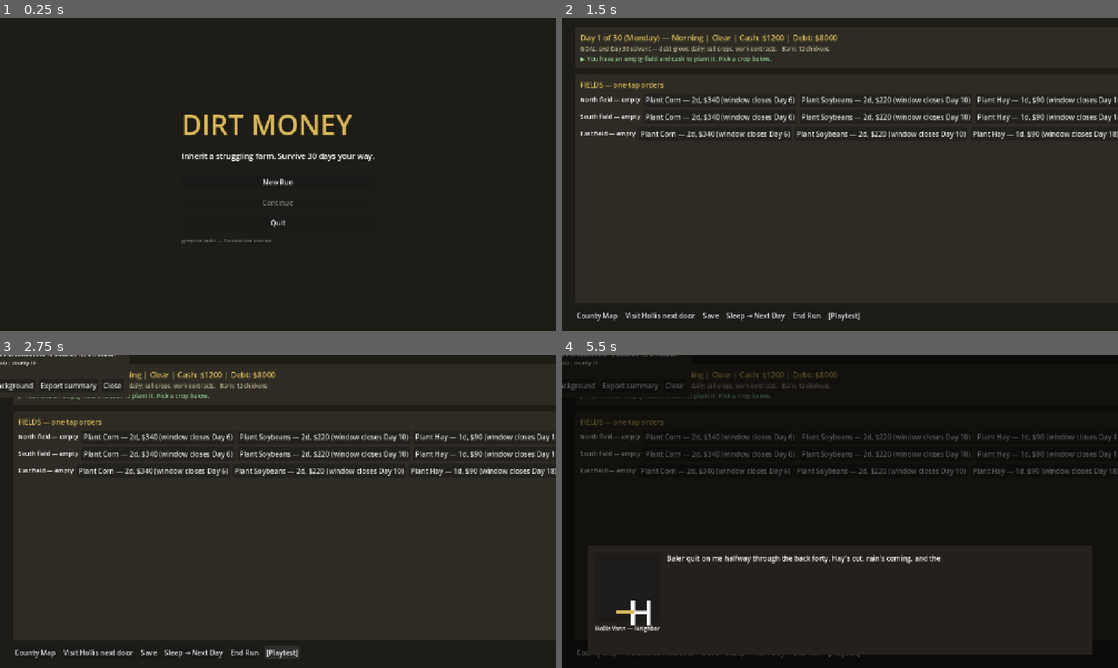
Above: before the commit, frames 1-4 (two rows, left to right).
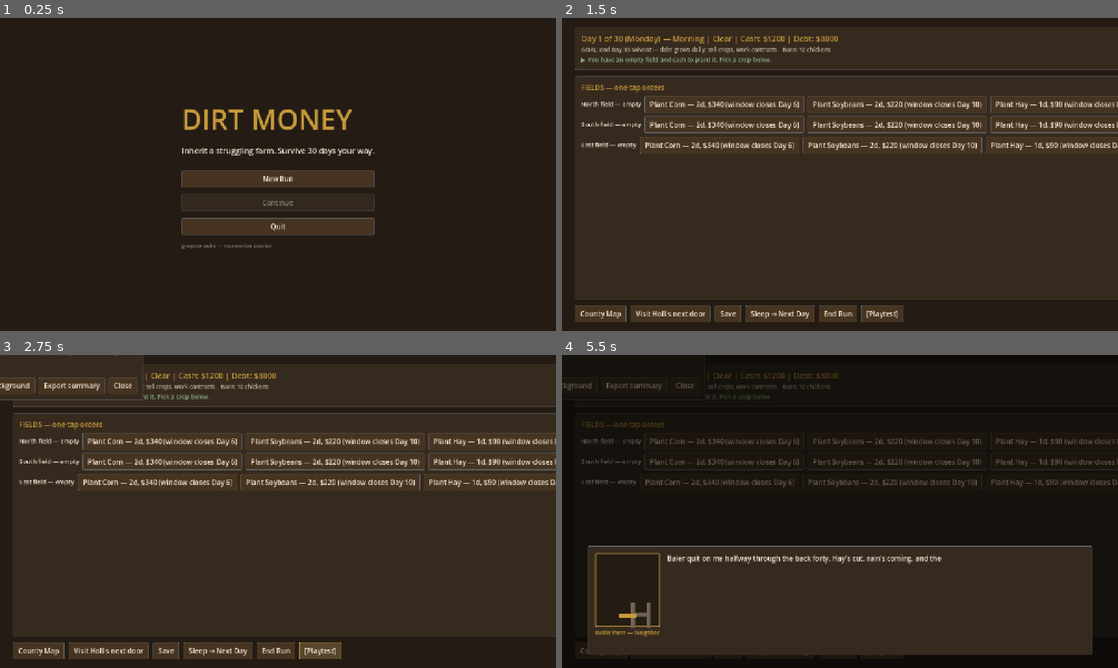
Above: after the commit, the same moments.

Repository: nastyn8dawg-blip/Dirt_Money
Game: Godot game, scene res://scenes/main.tscn
The game is run twice, just before and just after one commit, with the same random seed, the same clock (stepped at 60 frames per second) and the same inputs.
Inputs:
- Up to frame 1 (0.25 s): no input
- Up to frame 2 (1.5 s): click "New Run" at 0.5 s; click "Start as Old School Farmer" at 1.25 s
- Up to frame 3 (2.75 s): click "[Playtest]" at 2 s
- Up to frame 4 (5.5 s): click "Visit Hollis next door" at 2.75 s; click "Visit Hollis next door" at 3.5 s; click "Sleep → Next Day" at 4.25 s; click "Sleep → Next Day" at 5 s

The runs differ from the first frame. In frame 1, 6.4% of the frame differs, in the area x 32-68%, y 29-74%; in frame 2, 18%; in frame 3, 18%, in the area x 0-100%, y 0-98%; in frame 4, 7.5%.

Commit message:
UI dress pass: county paperwork, not a terminal
- ScreenBase carries the Ash Creek palette as named constants (deep
  coffee desk, coffee panels, weathered-steel borders, harvest-gold
  headers, cream ink, lifted barn-red warnings, sage for good news,
  faded denim for data) and builds the global theme: worn practical
  buttons with steel edges and gold hover, ledger-line separators
- Every screen swept off engineering grays onto the palette in one
  consistent pass; readability first, tone second, style third,
  animation not at all
- Dialogue box restyled as county paperwork with a steel edge; the
  portrait slot is framed in gold and RESERVED - dim initials sit
  where the painted busts will live once art direction boards are
  approved. No fake art pretending to be final
- Perk canon lines wired verbatim: Read the Land / Stethoscope Ear /
  Price Alerts player lines + Sandy, Roy, and Marge replies. VOICE_GUIDE
  rule: perk doors sound like competence, not magic - same county,
  different languages
- Scope frozen: zero new content, zero balance changes

Co-Authored-By: Claude Fable 5 <noreply@anthropic.com>

Diff:
--- a/data/dialogue/marge_talk.json
+++ b/data/dialogue/marge_talk.json
@@ -47,7 +47,7 @@
           "failure": "audit_failure"
         },
         {
-          "text": "[BLANK P-IT — perk option (Price Alerts): the player flags a price move coming before the co-op's posted rates catch it — useful to Marge, if she'll take data from him. Awaiting Director.]",
+          "text": "\"Tomorrow's price is better. Not a guess. Pattern's there.\"",
           "label": "[Price Alerts]",
           "requires": { "background": "it_nephew", "perk": "price_alerts" },
           "goto": "data_read",
@@ -83,7 +83,7 @@
     "data_read": {
       "speaker": "marge",
       "emotion": "neutral",
-      "text": "[BLANK P-IT-R — Marge checks his number against her gut, finds it holds, and gives the laptop kid an inch of real respect. Awaiting Director.]",
+      "text": "County's full of guesses.\n\nBring me one that pays.",
       "options": [{ "text": "(Leave)", "goto": "_end" }]
     },
     "chat": {
--- a/data/dialogue/roy_talk.json
+++ b/data/dialogue/roy_talk.json
@@ -36,7 +36,7 @@
           "failure": "lemon_missed"
         },
         {
-          "text": "[BLANK P-ME — perk option (Stethoscope Ear): the player hears something in a machine on Roy's lot that Roy hasn't caught yet, and says so. Awaiting Director.]",
+          "text": "\"Kill it a second. I can hear where it's losing money.\"",
           "label": "[Stethoscope Ear]",
           "requires": { "background": "mechanic", "perk": "diagnostics_1" },
           "goto": "machine_read",
@@ -69,7 +69,7 @@
     "machine_read": {
       "speaker": "roy",
       "emotion": "neutral",
-      "text": "[BLANK P-ME-R — Roy stops mid-pitch, listens, hears it too. A professional just saved him a warranty headache. Awaiting Director.]",
+      "text": "That's not a customer sentence.\n\nThat's a mechanic sentence.",
       "options": [{ "text": "(Leave)", "goto": "_end" }]
     },
     "browse": {
--- a/data/dialogue/sandy_talk.json
+++ b/data/dialogue/sandy_talk.json
@@ -19,7 +19,7 @@
           "failure": "timing_failure"
         },
         {
-          "text": "[BLANK P-OS — perk option (Read the Land II): the player reads the weather in the fields and offers Sandy hauling timing no chart could give her. Awaiting Director.]",
+          "text": "\"That field's telling on itself before the leaves do.\"",
           "label": "[Read the Land]",
           "requires": { "background": "old_school", "perk": "read_the_land_2" },
           "goto": "land_read",
@@ -53,7 +53,7 @@
     "land_read": {
       "speaker": "sandy",
       "emotion": "neutral",
-      "text": "[BLANK P-OS-R — Sandy, surprised into respect: the old ways just beat her logbook. Awaiting Director.]",
+      "text": "Most folks wait till damage shows.\n\nYou still know how to listen.",
       "options": [{ "text": "(Leave)", "goto": "_end" }]
     },
     "chat": {
--- a/scripts/dialogue/dialogue_runner.gd
+++ b/scripts/dialogue/dialogue_runner.gd
@@ -83,8 +83,12 @@
 	panel.offset_left = 60
 	panel.offset_right = -60
 	panel.offset_bottom = -30
+	# County paperwork, not RPG parchment: coffee stock, steel edge
 	var style := StyleBoxFlat.new()
-	style.bg_color = Color(0.14, 0.13, 0.11)
+	style.bg_color = ScreenBase.PANEL_COLOR
+	style.border_color = ScreenBase.PANEL_BORDER
+	style.set_border_width_all(1)
+	style.set_corner_radius_all(2)
 	style.set_content_margin_all(16)
 	panel.add_theme_stylebox_override("panel", style)
 	add_child(panel)
@@ -97,21 +101,31 @@
 	var portrait_col := VBoxContainer.new()
 	row.add_child(portrait_col)
 	_portrait = Panel.new()
-	_portrait.custom_minimum_size = Vector2(140, 160)
+	_portrait.custom_minimum_size = Vector2(150, 170)
+	# Framed and reserved for the painted busts (ART_DIRECTION approval
+	# pending) — gold frame on dark ground so the slot reads as intentional
+	var frame := StyleBoxFlat.new()
+	frame.bg_color = ScreenBase.BG_COLOR
+	frame.border_color = ScreenBase.ACCENT
+	frame.set_border_width_all(2)
+	frame.set_corner_radius_all(2)
+	_portrait.add_theme_stylebox_override("panel", frame)
 	portrait_col.add_child(_portrait)
 	_portrait_letter = Label.new()
 	_portrait_letter.text = str(_npc.get("name", "?")).left(1)
 	_portrait_letter.add_theme_font_size_override("font_size", 80)
+	_portrait_letter.add_theme_color_override("font_color", Color(0.45, 0.40, 0.33))
 	_portrait_letter.set_anchors_preset(Control.PRESET_CENTER)
 	_portrait.add_child(_portrait_letter)
 	_jaw = ColorRect.new()
-	_jaw.color = Color(0.85, 0.72, 0.35)
+	_jaw.color = ScreenBase.ACCENT
 	_jaw.size = Vector2(40, 10)
-	_jaw.position = Vector2(50, 130)
+	_jaw.position = Vector2(55, 138)
 	_portrait.add_child(_jaw)
 	_speaker_label = Label.new()
 	_speaker_label.text = "%s — %s" % [_npc.get("name", "?"), _npc.get("role", "")]
 	_speaker_label.add_theme_font_size_override("font_size", 13)
+	_speaker_label.add_theme_color_override("font_color", ScreenBase.ACCENT)
 	portrait_col.add_child(_speaker_label)
 
 	var text_col := VBoxContainer.new()
@@ -121,6 +135,7 @@
 	_text_label = Label.new()
 	_text_label.autowrap_mode = TextServer.AUTOWRAP_WORD_SMART
 	_text_label.add_theme_font_size_override("font_size", 16)
+	_text_label.add_theme_color_override("font_color", ScreenBase.CREAM)
 	_text_label.size_flags_vertical = Control.SIZE_EXPAND_FILL
 	text_col.add_child(_text_label)
 	_options_box = VBoxContainer.new()
--- a/scripts/main.gd
+++ b/scripts/main.gd
@@ -18,6 +18,7 @@
 
 
 func _ready() -> void:
+	theme = ScreenBase.build_theme()
 	EventBus.screen_change_requested.connect(_on_screen_change)
 	EventBus.dialogue_started.connect(_on_dialogue_started)
 	EventBus.event_triggered.connect(func(ev): EventBus.dialogue_started.emit(ev.dialogue_tree))
--- a/scripts/screens/character_select.gd
+++ b/scripts/screens/character_select.gd
@@ -33,10 +33,10 @@
 		var blurb := make_label(col, bg.get("blurb", ""), 14)
 		blurb.autowrap_mode = TextServer.AUTOWRAP_WORD_SMART
 		col.add_child(HSeparator.new())
-		make_label(col, "You will see:", 13, Color(0.6, 0.85, 0.6))
+		make_label(col, "You will see:", 13, ScreenBase.GOOD)
 		for line in _sees(bg):
 			make_label(col, "  + " + line, 13)
-		make_label(col, "You won't see:", 13, Color(0.9, 0.55, 0.5))
+		make_label(col, "You won't see:", 13, ScreenBase.WARN)
 		for line in _blind(bg):
 			make_label(col, "  - " + line, 13)
 		col.add_child(Control.new())
--- a/scripts/screens/contracts_screen.gd
+++ b/scripts/screens/contracts_screen.gd
@@ -48,7 +48,7 @@
 			make_label(row, "ACTIVE: %d repair job(s) left — due %s (Day %d), $%d each" % [
 				contract.jobs_left, CalendarManager.weekday_of(contract.deadline_day),
 				contract.deadline_day, contract.pay_per_job,
-			], 15, Color(0.6, 0.85, 0.6))
+			], 15, ScreenBase.GOOD)
 			make_button(row, "Work a job (costs a time block)", func():
 				CalendarManager.spend_block()
 				GameState.work_repair_job()
@@ -58,7 +58,7 @@
 		make_label(row, "ACTIVE: %d %s — due %s (Day %d) — you have %d" % [
 			contract.units, contract.commodity,
 			CalendarManager.weekday_of(contract.deadline_day), contract.deadline_day, have,
-		], 15, Color(0.6, 0.85, 0.6) if have >= contract.units else Color(0.9, 0.75, 0.4))
+		], 15, ScreenBase.GOOD if have >= contract.units else Color(0.72, 0.58, 0.32))
 		if have >= int(contract.units):
 			make_button(row, "DELIVER", func():
 				GameState.deliver_contract(contract.id)
@@ -88,7 +88,7 @@
 		var row := HBoxContainer.new()
 		row.add_theme_constant_override("separation", 10)
 		_list.add_child(row)
-		var color := Color.WHITE if available else Color(0.45, 0.45, 0.45)
+		var color := ScreenBase.CREAM if available else Color(0.50, 0.47, 0.42)
 		var terms: Dictionary = contract.get("terms", {})
 		var desc: String = "[%s] %s" % [contract.type, contract.title]
 		if contract.type in ["delivery", "legacy"]:
@@ -107,4 +107,4 @@
 				make_button(row, "Discuss with %s" % DataLoader.get_npc(offered_by).get("name", "..."),
 					func(): EventBus.dialogue_started.emit(tree_id))
 		else:
-			make_label(row, "— " + reason, 13, Color(0.6, 0.45, 0.4))
+			make_label(row, "— " + reason, 13, Color(0.66, 0.44, 0.36))
--- a/scripts/screens/farm_hud.gd
+++ b/scripts/screens/farm_hud.gd
@@ -29,8 +29,8 @@
 	var top_col := VBoxContainer.new()
 	top.add_child(top_col)
 	_status = make_label(top_col, "", 18, ACCENT)
-	_goal = make_label(top_col, "", 13, Color(0.75, 0.7, 0.6))
-	_suggest = make_label(top_col, "", 14, Color(0.6, 0.85, 0.6))
+	_goal = make_label(top_col, "", 13, Color(0.80, 0.75, 0.65))
+	_suggest = make_label(top_col, "", 14, ScreenBase.GOOD)
 
 	var body := HBoxContainer.new()
 	body.size_flags_vertical = Control.SIZE_EXPAND_FILL
@@ -186,9 +186,9 @@
 						GameState.issue_field_order(field_id, crop_id, "plant")
 						_refresh())
 			if not any_open:
-				make_label(row, "— planting windows closed for the season", 13, Color(0.6, 0.55, 0.45))
+				make_label(row, "— planting windows closed for the season", 13, ScreenBase.MUTED)
 		elif f.state == "growing":
-			make_label(row, "— ready in %d day(s)" % int(f.get("days_to_ready", 0)), 13, Color(0.7, 0.85, 0.6))
+			make_label(row, "— ready in %d day(s)" % int(f.get("days_to_ready", 0)), 13, ScreenBase.GOOD)
 		elif f.state == "ready":
 			var crop2: Dictionary = DataLoader.crops.get(f.crop, {})
 			var h: Dictionary = crop2.get("harvest_order", {})
@@ -200,9 +200,9 @@
 			for o in GameState.field_orders:
 				if o.field == field_id:
 					if o.get("paused", false):
-						make_label(row, "→ BROKEN DOWN — %s stalled" % o.kind, 13, Color(0.95, 0.45, 0.35))
+						make_label(row, "→ BROKEN DOWN — %s stalled" % o.kind, 13, ScreenBase.WARN)
 					else:
-						make_label(row, "→ %s, %d day(s) left" % [o.kind, o.days_left], 13, Color(0.6, 0.8, 1.0))
+						make_label(row, "→ %s, %d day(s) left" % [o.kind, o.days_left], 13, ScreenBase.INFO)
 
 
 func _rebuild_info() -> void:
@@ -216,9 +216,9 @@
 				make_label(_info_col, today, 14)
 			var cue := WeatherManager.intuition_cue()
 			if cue != "":
-				make_label(_info_col, "Something in your bones: " + cue, 14, Color(0.85, 0.75, 0.5))
+				make_label(_info_col, "Something in your bones: " + cue, 14, Color(0.78, 0.60, 0.23))
 			make_label(_info_col, "At the diner: \"%s\"" % EconomyManager.gossip_line(), 14)
-			make_label(_info_col, "(No charts. No dashboards. You read people and sky.)", 12, Color(0.5, 0.5, 0.5))
+			make_label(_info_col, "(No charts. No dashboards. You read people and sky.)", 12, ScreenBase.MUTED)
 		"it_nephew":
 			make_label(_info_col, "FARM DASHBOARD v0.1", 16, ACCENT)
 			var fc: Array = WeatherManager.forecast(int(GameState.interface_flag("weather_forecast_days", 0)))
@@ -231,7 +231,7 @@
 					cid, EconomyManager.prices[cid], EconomyManager.trend(cid),
 					EconomyManager.forecast_price(cid),
 				], 14)
-			make_label(_info_col, "(All the data. None of the trust.)", 12, Color(0.5, 0.5, 0.5))
+			make_label(_info_col, "(All the data. None of the trust.)", 12, ScreenBase.MUTED)
 		"mechanic":
 			make_label(_info_col, "EQUIPMENT STATUS", 16, ACCENT)
 			for eq_id in DataLoader.equipment.keys():
@@ -241,5 +241,5 @@
 				for sub in DataLoader.equipment_meta.get("subsystems", []):
 					if int(cond.get(sub, 0)) > 0:
 						make_label(_info_col, "   %s: %d%%" % [sub, cond[sub]], 12,
-							Color(0.9, 0.4, 0.3) if int(cond[sub]) < 35 else Color(0.7, 0.85, 0.6))
-			make_label(_info_col, "(Crops? They look... fine?)", 12, Color(0.5, 0.5, 0.5))
+							ScreenBase.WARN if int(cond[sub]) < 35 else ScreenBase.GOOD)
+			make_label(_info_col, "(Crops? They look... fine?)", 12, ScreenBase.MUTED)
--- a/scripts/screens/main_menu.gd
+++ b/scripts/screens/main_menu.gd
@@ -22,4 +22,4 @@
 	cont.disabled = not SaveManager.has_save()
 	make_button(box, "Quit", func(): get_tree().quit())
 
-	make_label(box, "greybox build — foundation session", 12, Color(0.5, 0.5, 0.5))
+	make_label(box, "greybox build — foundation session", 12, ScreenBase.MUTED)
--- a/scripts/screens/market_screen.gd
+++ b/scripts/screens/market_screen.gd
@@ -37,9 +37,9 @@
 	match GameState.background_id:
 		"old_school":
 			make_label(_list, "Sandy says: \"%s\"" % EconomyManager.gossip_line(), 15)
-			make_label(_list, "(You don't do charts. You do handshakes.)", 12, Color(0.5, 0.5, 0.5))
+			make_label(_list, "(You don't do charts. You do handshakes.)", 12, ScreenBase.MUTED)
 		"it_nephew":
-			make_label(_list, "MARKET TERMINAL", 15, Color(0.5, 0.9, 0.6))
+			make_label(_list, "MARKET TERMINAL", 15, ScreenBase.GOOD)
 			for cid in EconomyManager.prices.keys():
 				var h: Array = EconomyManager.history.get(cid, [])
 				var spark := ""
@@ -48,7 +48,7 @@
 				make_label(_list, "%s  %s  (%s) → tomorrow $%.2f" % [
 					cid, spark, EconomyManager.trend(cid), EconomyManager.forecast_price(cid)], 13)
 		"mechanic":
-			make_label(_list, "(Board out front says:)", 12, Color(0.5, 0.5, 0.5))
+			make_label(_list, "(Board out front says:)", 12, ScreenBase.MUTED)
 
 	_list.add_child(HSeparator.new())
 	for cid in EconomyManager.prices.keys():
--- a/scripts/screens/report_card.gd
+++ b/scripts/screens/report_card.gd
@@ -27,7 +27,7 @@
 	make_label(box, "Cash: $%d   |   Debt: $%d" % [summary.cash, summary.debt], 18)
 	make_label(box, "Handshakes kept: %d   |   Handshakes missed: %d" % [
 		summary.contracts_completed, summary.contracts_missed,
-	], 18, Color(0.6, 0.85, 0.6) if summary.contracts_missed == 0 else Color(0.9, 0.75, 0.4))
+	], 18, ScreenBase.GOOD if summary.contracts_missed == 0 else Color(0.72, 0.58, 0.32))
 	box.add_child(HSeparator.new())
 
 	# --- Trust ledger ---
@@ -42,13 +42,13 @@
 		elif int(reps[npc_id]) < 0:
 			cold.append(npc_name)
 	make_label(box, "Would vouch for you: %s" % (", ".join(vouchers) if not vouchers.is_empty() else "nobody yet"),
-		15, Color(0.6, 0.85, 0.6))
+		15, ScreenBase.GOOD)
 	make_label(box, "Answers your questions, nothing more: %s" % (", ".join(cold) if not cold.is_empty() else "nobody"),
-		15, Color(0.9, 0.6, 0.5))
+		15, ScreenBase.WARN)
 	make_label(box, "County standing: %d" % summary.reputation.get("county", 0), 15)
 	var talk := DataLoader.pick_gossip()
 	if talk != "":
-		var gossip_label := make_label(box, "Heard at the diner: \"%s\"" % talk.replace("\n\n", " "), 14, Color(0.75, 0.7, 0.6))
+		var gossip_label := make_label(box, "Heard at the diner: \"%s\"" % talk.replace("\n\n", " "), 14, Color(0.80, 0.75, 0.65))
 		gossip_label.autowrap_mode = TextServer.AUTOWRAP_WORD_SMART
 		gossip_label.custom_minimum_size.x = 600
 	box.add_child(HSeparator.new())
@@ -74,7 +74,7 @@
 				int(prev.get("contracts_completed", 0)) + int(prev.get("contracts_missed", 0)),
 				int(prev.get("reputation", {}).get("county", 0)),
 				prev.get("largest_mistake", ""),
-			], 13, Color(0.7, 0.68, 0.6))
+			], 13, Color(0.80, 0.75, 0.65))
 			line.autowrap_mode = TextServer.AUTOWRAP_WORD_SMART
 			line.custom_minimum_size.x = 620
 		box.add_child(HSeparator.new())
@@ -82,4 +82,4 @@
 	var new_bg := make_button(box, "▶  TRY A NEW BACKGROUND  ◀", func(): go("character_select"))
 	new_bg.add_theme_font_size_override("font_size", 24)
 	make_button(box, "Main Menu", func(): go("main_menu"))
-	make_label(box, "(Run comparison arrives in sprint 9)", 12, Color(0.5, 0.5, 0.5))
+	make_label(box, "(Run comparison arrives in sprint 9)", 12, ScreenBase.MUTED)
--- a/scripts/screens/salvage_yard.gd
+++ b/scripts/screens/salvage_yard.gd
@@ -43,7 +43,7 @@
 		_list.add_child(col)
 		make_label(col, "IN YOUR SHOP: %s — %d/%d work sessions" % [deal.name, p.blocks_done, needed], 15, ACCENT)
 		if p.hidden_hit:
-			make_label(col, "   Found the painted-over problem. Parts and time both got worse.", 13, Color(0.9, 0.6, 0.5))
+			make_label(col, "   Found the painted-over problem. Parts and time both got worse.", 13, ScreenBase.WARN)
 		if GameState.salvage_ready_to_sell():
 			var tier := GameState.roy_pricing_tier()
 			make_button(col, "Truck it to Roy — his offer: $%d (%s pricing)" % [
@@ -60,7 +60,7 @@
 
 	# Offers on the lot
 	if GameState.salvage_offers.is_empty() and GameState.salvage_projects.is_empty():
-		make_label(_list, "Nothing worth saving on the lot right now.", 14, Color(0.6, 0.6, 0.6))
+		make_label(_list, "Nothing worth saving on the lot right now.", 14, ScreenBase.MUTED)
 	for o in GameState.salvage_offers:
 		var deal: Dictionary = GameState.salvage_deal(o.deal_id)
 		var col := VBoxContainer.new()
@@ -68,19 +68,19 @@
 		make_label(col, "%s — $%d. Gus holds it through %s (Day %d)." % [
 			deal.name, deal.buy_price, CalendarManager.weekday_of(o.hold_until_day), o.hold_until_day], 15)
 		for read in deal.get("condition_reads", []):
-			make_label(col, "   \"%s\"" % read, 13, Color(0.75, 0.7, 0.6))
+			make_label(col, "   \"%s\"" % read, 13, Color(0.80, 0.75, 0.65))
 		if GameState.background_id == "mechanic":
 			var m: Dictionary = deal.get("mechanic_read", {})
 			make_label(col, "   Your eye: parts %s | risk %s | resale %s | hidden damage %s" % [
 				m.get("parts_range", "?"), m.get("risk", "?"),
 				m.get("resale_confidence", "?"), m.get("hidden_damage", "?"),
-			], 13, Color(0.6, 0.85, 0.6))
+			], 13, ScreenBase.GOOD)
 		else:
-			make_label(col, "   (Looks like a machine. Probably has parts in it.)", 12, Color(0.5, 0.5, 0.5))
+			make_label(col, "   (Looks like a machine. Probably has parts in it.)", 12, ScreenBase.MUTED)
 		var row := HBoxContainer.new()
 		row.add_theme_constant_override("separation", 10)
 		col.add_child(row)
 		make_button(row, "Buy it — $%d" % deal.buy_price, func():
 			GameState.buy_salvage(o.deal_id)
 			_refresh())
-		make_label(row, "or walk away — that's a skill too", 12, Color(0.5, 0.5, 0.5))
+		make_label(row, "or walk away — that's a skill too", 12, ScreenBase.MUTED)
--- a/scripts/screens/screen_base.gd
+++ b/scripts/screens/screen_base.gd
@@ -1,10 +1,54 @@
 class_name ScreenBase
 extends Control
-## Shared greybox helpers. ColorRect + Label quality by design (UI_SPEC §4).
+## Shared UI base. Dress-pass rules (Director, 2026-07-03): readability first,
+## Ash Creek tone second, style third, animation last. County office paperwork,
+## farm ledger, co-op board — worn, practical, legible. Never parchment,
+## never slick, never cute. Palette: docs/DIRT_MONEY_ART_DIRECTION.md.
 
-const BG_COLOR := Color(0.12, 0.11, 0.09)
-const PANEL_COLOR := Color(0.18, 0.17, 0.14)
-const ACCENT := Color(0.85, 0.72, 0.35)
+const BG_COLOR := Color("241c14")        # deep coffee — the desk
+const PANEL_COLOR := Color("362a1e")     # coffee — the paperwork
+const PANEL_BORDER := Color("5c5f63")    # weathered steel, dimmed
+const ACCENT := Color("c79a3b")          # harvest gold — stamps and headers
+const CREAM := Color("f2e9d8")           # ink on dark stock
+const WARN := Color("c75a4a")            # barn red, lifted for dark ground
+const GOOD := Color("8faf8a")            # sage — things going right
+const INFO := Color("6e86a0")            # faded denim — data and dashboards
+const MUTED := Color("8c8478")           # warm gray — margin notes
+
+
+static func build_theme() -> Theme:
+	var t := Theme.new()
+	var btn := StyleBoxFlat.new()
+	btn.bg_color = Color("463421")
+	btn.border_color = PANEL_BORDER
+	btn.set_border_width_all(1)
+	btn.set_corner_radius_all(2)
+	btn.set_content_margin_all(8)
+	btn.content_margin_left = 12
+	btn.content_margin_right = 12
+	var btn_hover := btn.duplicate()
+	btn_hover.bg_color = Color("57452c")
+	btn_hover.border_color = ACCENT
+	var btn_pressed := btn.duplicate()
+	btn_pressed.bg_color = Color("2c2115")
+	var btn_disabled := btn.duplicate()
+	btn_disabled.bg_color = Color("32281d")
+	btn_disabled.border_color = Color("4a453e")
+	t.set_stylebox("normal", "Button", btn)
+	t.set_stylebox("hover", "Button", btn_hover)
+	t.set_stylebox("pressed", "Button", btn_pressed)
+	t.set_stylebox("disabled", "Button", btn_disabled)
+	t.set_stylebox("focus", "Button", StyleBoxEmpty.new())
+	t.set_color("font_color", "Button", CREAM)
+	t.set_color("font_hover_color", "Button", CREAM)
+	t.set_color("font_pressed_color", "Button", ACCENT)
+	t.set_color("font_disabled_color", "Button", MUTED)
+	t.set_color("font_color", "Label", CREAM)
+	var sep := StyleBoxLine.new()
+	sep.color = Color("4a453e")
+	sep.thickness = 1
+	t.set_stylebox("separator", "HSeparator", sep)
+	return t
 
 
 func setup(_payload: Dictionary) -> void:
@@ -22,13 +66,16 @@
 	var p := PanelContainer.new()
 	var style := StyleBoxFlat.new()
 	style.bg_color = PANEL_COLOR
-	style.set_content_margin_all(12)
+	style.border_color = PANEL_BORDER
+	style.set_border_width_all(1)
+	style.set_corner_radius_all(2)
+	style.set_content_margin_all(14)
 	p.add_theme_stylebox_override("panel", style)
 	parent.add_child(p)
 	return p
 
 
-func make_label(parent: Control, text: String, size: int = 16, color: Color = Color.WHITE) -> Label:
+func make_label(parent: Control, text: String, size: int = 16, color: Color = CREAM) -> Label:
 	var l := Label.new()
 	l.text = text
 	l.add_theme_font_size_override("font_size", size)
--- a/scripts/screens/world_map.gd
+++ b/scripts/screens/world_map.gd
@@ -29,7 +29,7 @@
 	add_child(root)
 
 	make_label(root, "ASH CREEK COUNTY", 32, ACCENT)
-	make_label(root, "Travel costs $%d fuel and a time block. (Greybox — painted map comes later.)" % TRAVEL_FUEL_COST, 13, Color(0.6, 0.6, 0.6))
+	make_label(root, "Travel costs $%d fuel and a time block. (Greybox — painted map comes later.)" % TRAVEL_FUEL_COST, 13, ScreenBase.MUTED)
 
 	var grid := GridContainer.new()
 	grid.columns = 2
Not shown, changed: docs/DIRT_MONEY_VOICE_GUIDE.md
